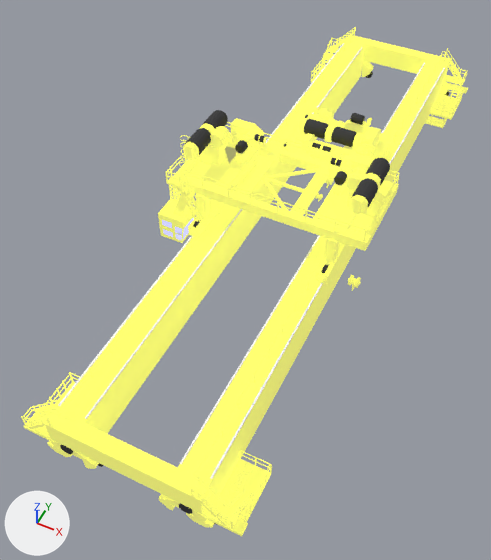
Renders of the glTF model public/models/c_810.glb from each side of a commit.
The view is the same before and after, from a camera (50 mm lens) standing at (14.2, -38.6, 40.7) and looking at (-1.7, -6.9, 1.1). Every picture has the same lights, and +X, +Y and +Z are marked at lower left. The picture after the commit comes second. Where no turn or scale is listed for an object, it has been applied to the vertices. Vertices at exactly the same position are counted once.

Script lines for the objects in view, before the commit:
```python
me_mesh_035 = bpy.data.meshes.new('Mesh.035')
me_mesh_035.from_pydata(...)  # 6881 vertices, 12340 faces; spans x -7.7..7.5, y -25.8..24.4, z 0.0..6.5
# faces by material slot: [11212, 40, 1088]
me_mesh_035.materials.append(mat_15___default_001)
me_mesh_035.materials.append(mat_09___default_001)
me_mesh_035.materials.append(mat_08___default_001)
me_mesh_036 = bpy.data.meshes.new('Mesh.036')
me_mesh_036.from_pydata(...)  # 6842 vertices, 13067 faces; spans x -10.7..7.2, y -8.6..1.4, z 0.2..12.0
# faces by material slot: [9953, 3096, 18]
me_mesh_036.materials.append(mat_15___default_001)
me_mesh_036.materials.append(mat_08___default_001)
me_mesh_036.materials.append(mat_13___default_001)
me_mesh_039 = bpy.data.meshes.new('Mesh.039')
me_mesh_039.from_pydata(...)  # 2732 vertices, 5332 faces; spans x -3.62..3.88, y 2.83..8.83, z 5.49..8.38
# faces by material slot: [3496, 1836]
me_mesh_039.materials.append(mat_15___default_001)
me_mesh_039.materials.append(mat_08___default_001)
ob_3_factory_c_810_body = bpy.data.objects.new('3_Factory_C_810_Body', me_mesh_035)
ob_3_factory_c_810_body.location = (0.0, 0.0, 0.0)
ob_3_factory_c_810_head_01 = bpy.data.objects.new('3_Factory_C_810_Head_01', me_mesh_036)
ob_3_factory_c_810_head_01.location = (0.0, 0.0, 0.0)
ob_3_factory_c_810_head_02 = bpy.data.objects.new('3_Factory_C_810_Head_02', me_mesh_039)
ob_3_factory_c_810_head_02.location = (0.0, 0.0, 0.0)
```
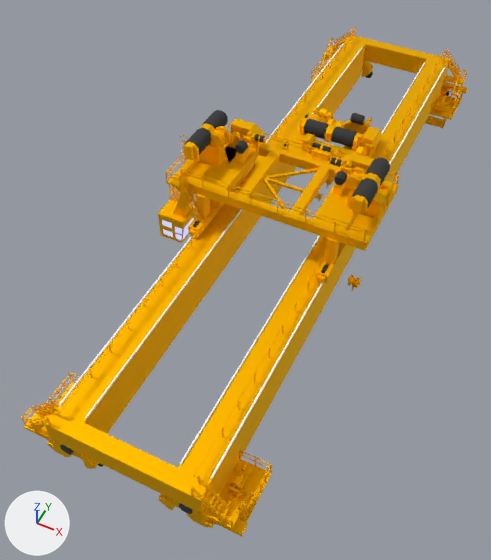
Patch to the scene script:
```diff
--- a/public/models/c_810.glb.py
+++ b/public/models/c_810.glb.py
@@ mat_머티리얼_001 @@
+mat_머티리얼_001 = bpy.data.materials.new('머티리얼.001')
+# nodes: BsdfPrincipled, Mix, OutputMaterial, VertexColor
+# colours: yellow #ffc800, mixed with the vertex colours
@@ me_mesh_035 @@
 me_mesh_035.from_pydata(...)  # 6881 vertices, 12340 faces; spans x -7.7..7.5, y -25.8..24.4, z 0.0..6.5
 # used by ob_3_factory_c_810_body; location = (0.0, 0.0, 0.0)
+# me_mesh_035 part 1: all 11212 faces that had it switch from mat_15___default_001 to mat_머티리얼_001
 me_mesh_035.materials.append(mat_09___default_001)
@@ me_mesh_036 @@
 me_mesh_036.from_pydata(...)  # 6842 vertices, 13067 faces; spans x -10.7..7.2, y -8.6..1.4, z 0.2..12.0
 # used by ob_3_factory_c_810_head_01; location = (0.0, 0.0, 0.0)
+# me_mesh_036 part 2: all 9953 faces that had it switch from mat_15___default_001 to mat_머티리얼_001
 me_mesh_036.materials.append(mat_08___default_001)
@@ me_mesh_039 @@
 me_mesh_039.from_pydata(...)  # 2732 vertices, 5332 faces; spans x -3.62..3.88, y 2.83..8.83, z 5.49..8.38
 # used by ob_3_factory_c_810_head_02; location = (0.0, 0.0, 0.0)
+# me_mesh_039 part 3: all 3496 faces that had it switch from mat_15___default_001 to mat_머티리얼_001
 me_mesh_039.materials.append(mat_08___default_001)
```

Where the change shows, as pixel boxes (x1, y1, x2, y2) in the pictures (491 x 560 px):
part 1 of me_mesh_035, recoloured (darker): (21, 27, 468, 536) in both
part 2 of me_mesh_036, recoloured (darker): (158, 118, 400, 283) in both
part 3 of me_mesh_039, recoloured (darker): (280, 108, 384, 163) in both
